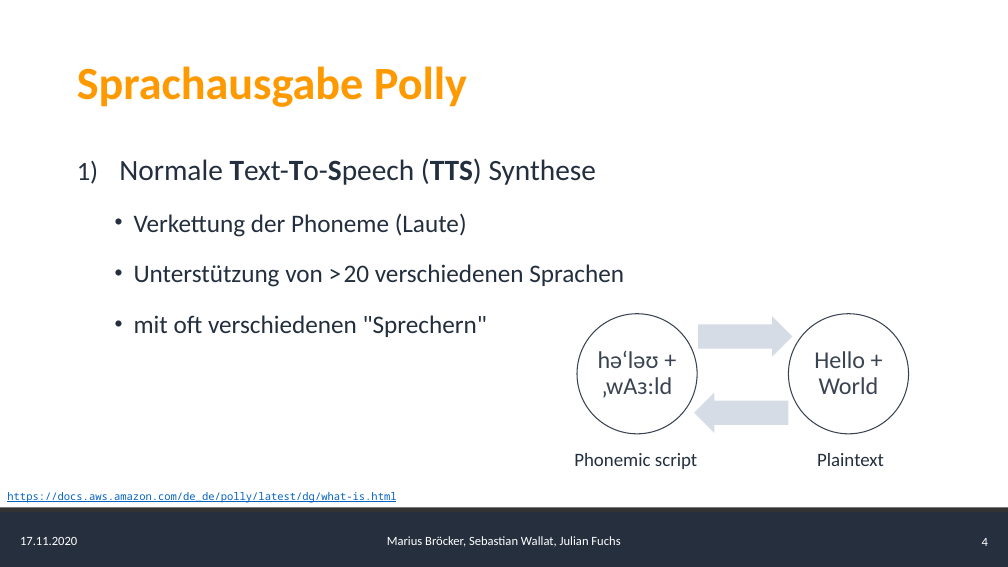
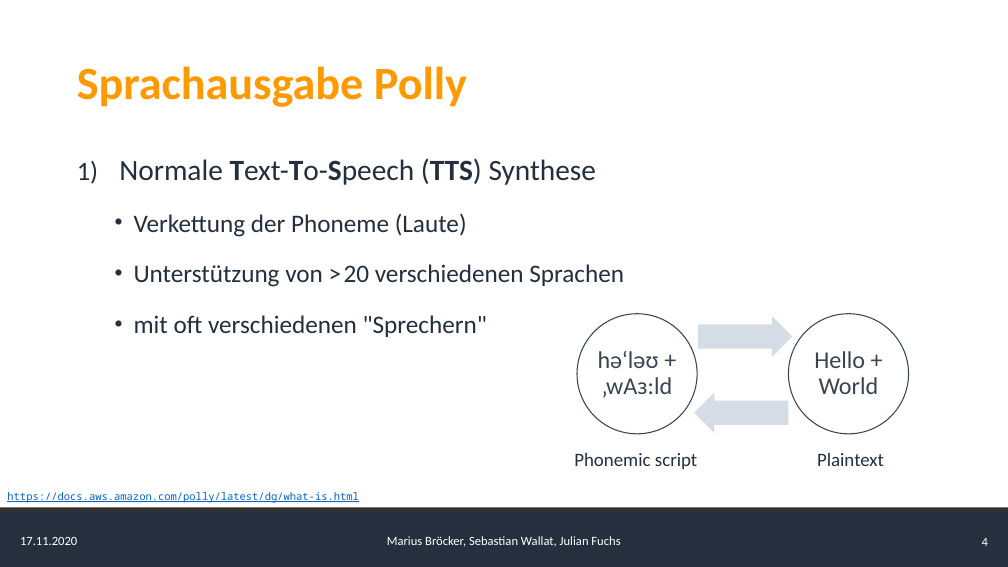
Before and after one commit to AlgorithmicEntropy/AWS_Translate_Polly, a slide deck: slide 4 of presentation/Presentation.pptx. Drawn at 1008x567 pixels with LibreOffice and Linux fonts; fonts in the diff are those of the drawing. Boxes give left, top, right and bottom in pixels: in the first picture for what was removed or moved away, otherwise in the second. Text is boxed around its words. In the diff, an @@ line names an element or a change of style, - is before the commit and + after.

```diff
--- a/presentation/Presentation.pptx
+++ b/presentation/Presentation.pptx
@@ text at (x1=7, y1=492, x2=359, y2=503): text changed @@
-https://docs.aws.amazon.com/de_de/polly/latest/dg/what-is.html
+https://docs.aws.amazon.com/polly/latest/dg/what-is.html
```
Also in this commit, not shown: 2 other slides changed, 1 slide added, 1 slide removed.
